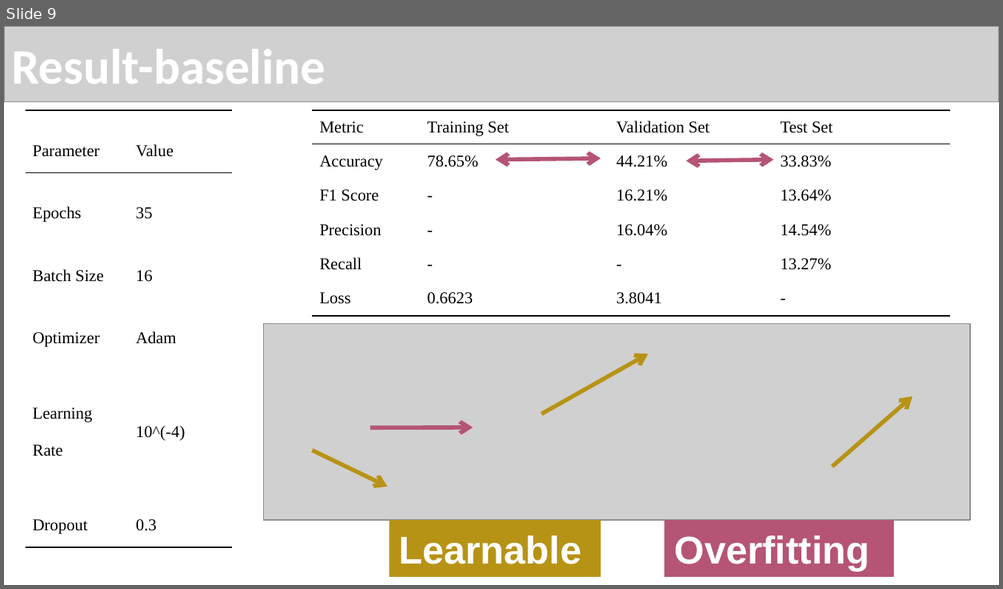
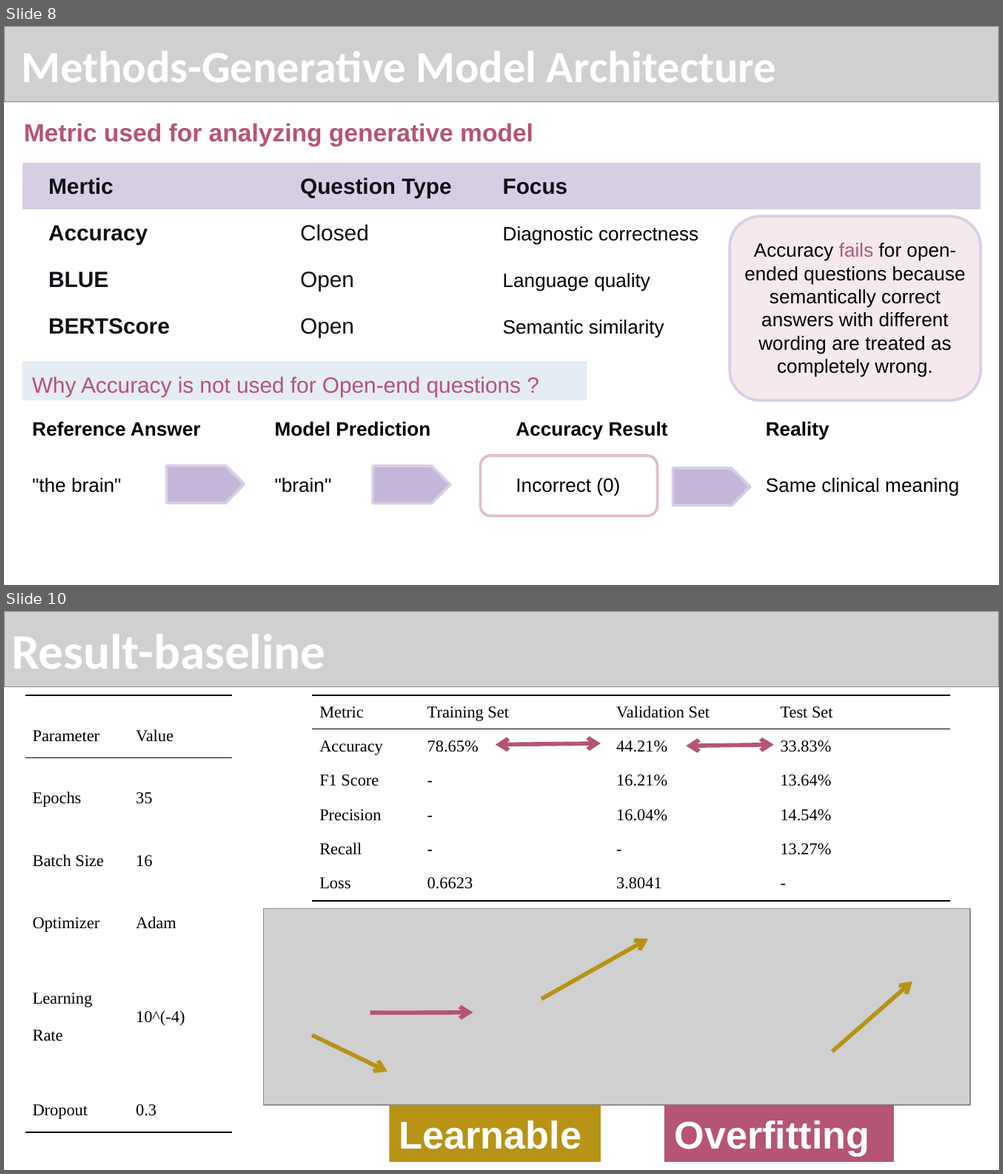
Before and after one commit to zhongjp21-coder/WOA7015_AlternativeAsscement, a slide deck: Report Dir/WOX7001_assignment2_zouting(24201617).pptx. Shown one above the other, each under a label of ours: slide 9 before the commit, slides 8 and 10 after it; the slides between them are not shown. The pictures are 1003x589 and 1003x1174 pixels, drawn with LibreOffice and Linux fonts; fonts in the diff are those of the drawing; grey boxes stand for pictures. Boxes give left, top, right and bottom in pixels: in the first picture for what was removed or moved away, otherwise in the second. Text is boxed around its words. In the diff, an @@ line names an element or a change of style, - is before the commit and + after.

```diff
--- a/Report Dir/WOX7001_assignment2_zouting(24201617).pptx
+++ b/Report Dir/WOX7001_assignment2_zouting(24201617).pptx
@@ slide 8 added at [4, 26, 999, 585], background #FFFFFF @@
@@ picture added at [4, 26, 999, 101] @@
@@ title added at [22, 51, 776, 82], 32.4 pt, text #FFFFFF, bold @@
+Methods-Generative Model Architecture
@@ text added at [24, 123, 533, 146], 18 pt, text #B55475, bold @@
+Metric used for analyzing generative model
@@ table added at [22, 163, 979, 351], 4 rows, 3 columns @@
+Mertic | Question Type | Focus
+Accuracy | Closed | Diagnostic correctness
+BLUE | Open | Language quality
+BERTScore | Open | Semantic similarity
@@ rounded rectangle added at [729, 217, 979, 401], fill #F6E9ED, outline #D7CEE6 2 pt @@
@@ text added at [744, 243, 965, 378], 14 pt, text #000000 @@
+Accuracy fails for open-ended questions because semantically correct answers with different wording are treated as completely wrong.
@@ rectangle added at [22, 361, 586, 400], fill #E6ECF3, 16 pt, text #B55475 @@
+Why Accuracy is not used for Open-end questions ?
@@ table added at [22, 414, 990, 503], 2 rows, 4 columns @@
+Reference Answer | Model Prediction | Accuracy Result | Reality
+"the brain" | "brain" | Incorrect (0) | Same clinical meaning
@@ group added at [167, 456, 750, 517]: 3 pentagon arrows, 1 rounded rectangle @@
@@ what was slide 9 is now slide 10 @@
```
Also in this commit, not shown: 6 slides changed.
